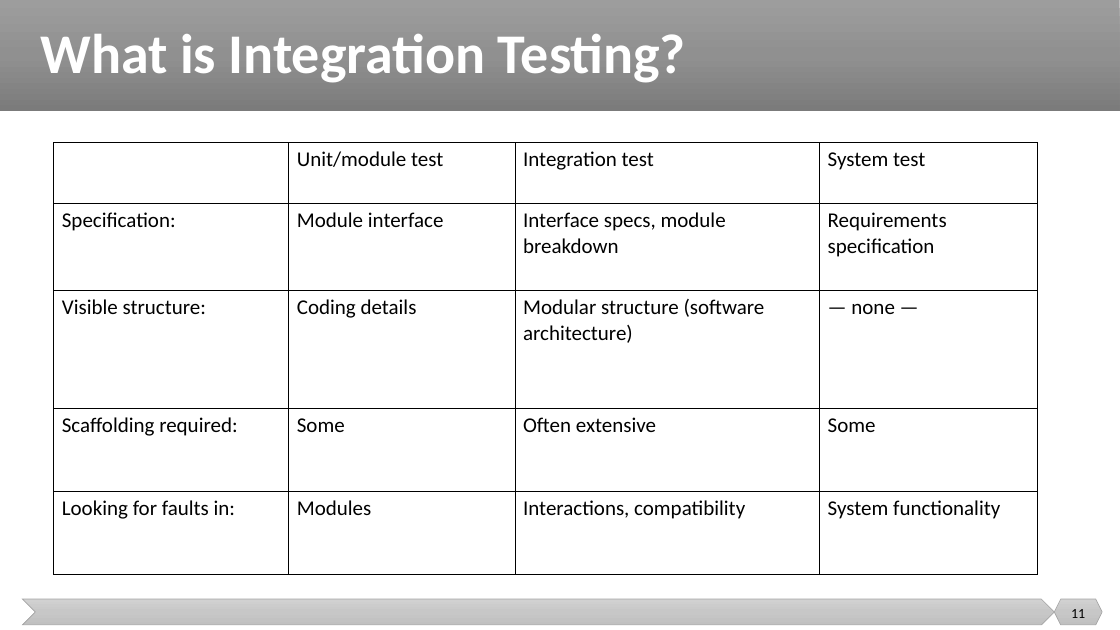
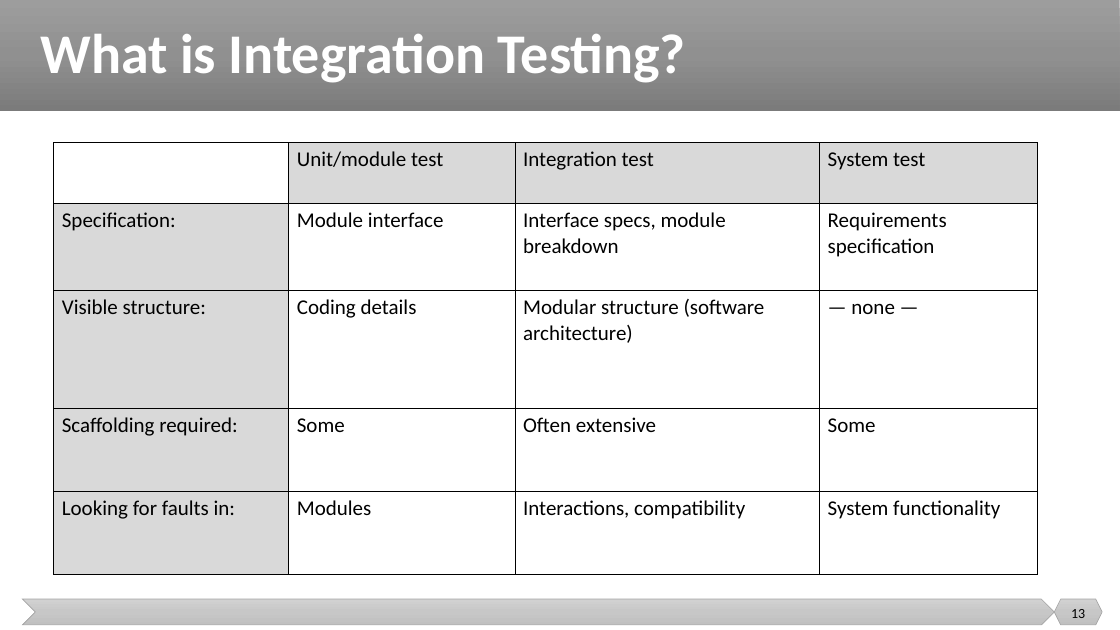
Before and after one commit to malenezi/malenezi, a slide deck: slide 13 of new_SE401/Lectures/8-Integration, System and Regression Testing/Integration Testing.pptx (slide 11 before the commit). Drawn at 1120x630 pixels with LibreOffice and Linux fonts; fonts in the diff are those of the drawing. Boxes give left, top, right and bottom in pixels: in the first picture for what was removed or moved away, otherwise in the second. Text is boxed around its words. In the diff, an @@ line names an element or a change of style, - is before the commit and + after.

```diff
--- a/new_SE401/Lectures/8-Integration, System and Regression Testing/Integration Testing.pptx
+++ b/new_SE401/Lectures/8-Integration, System and Regression Testing/Integration Testing.pptx
@@ table at [54,143,1038,575] @@
@@ fill none to #D9D9D9 in 7 cells @@
@@ page number at [1071,609,1085,618]: text changed @@
-11
+13
```
Also in this commit, not shown: 2 other slides changed.
